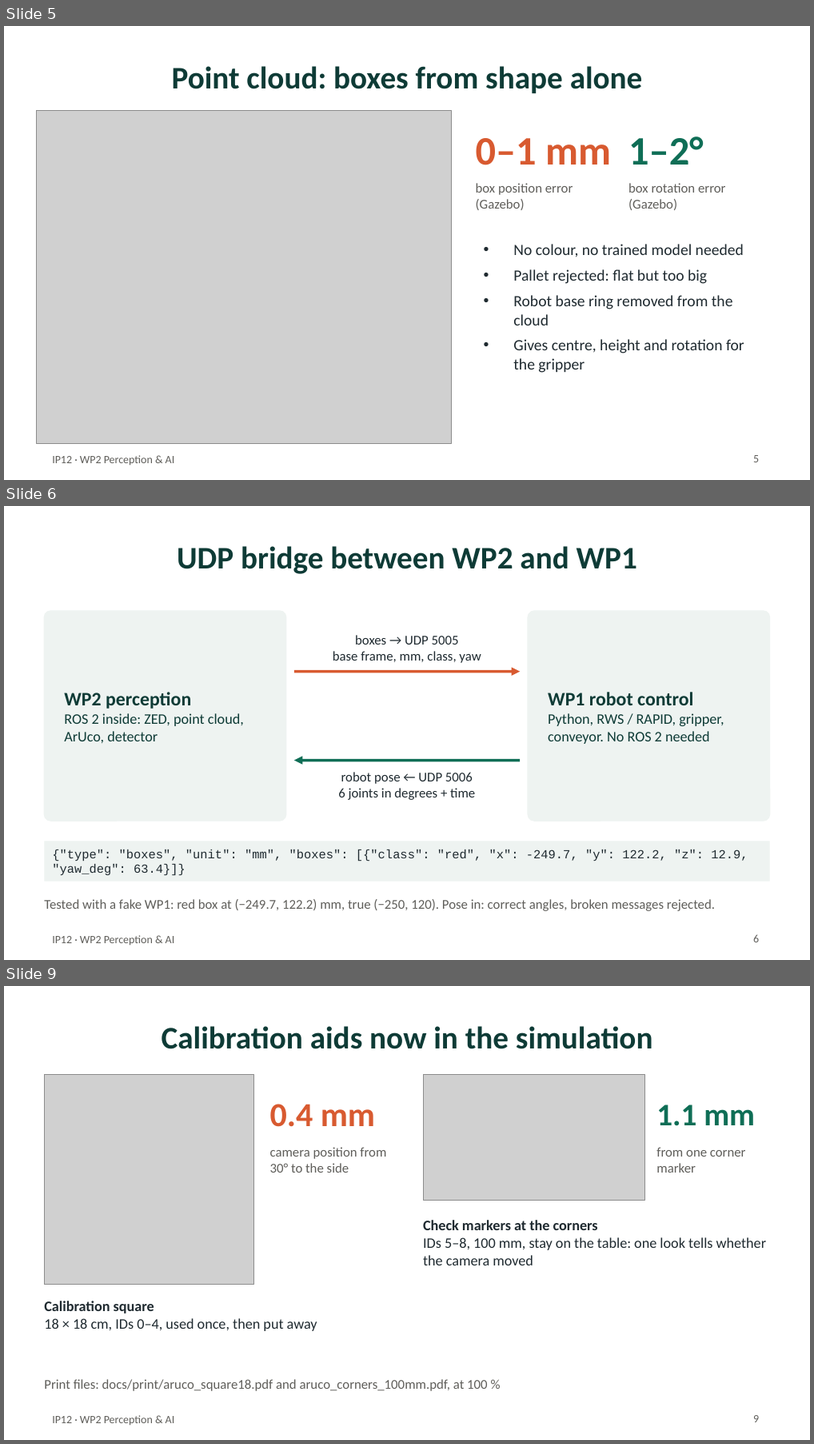
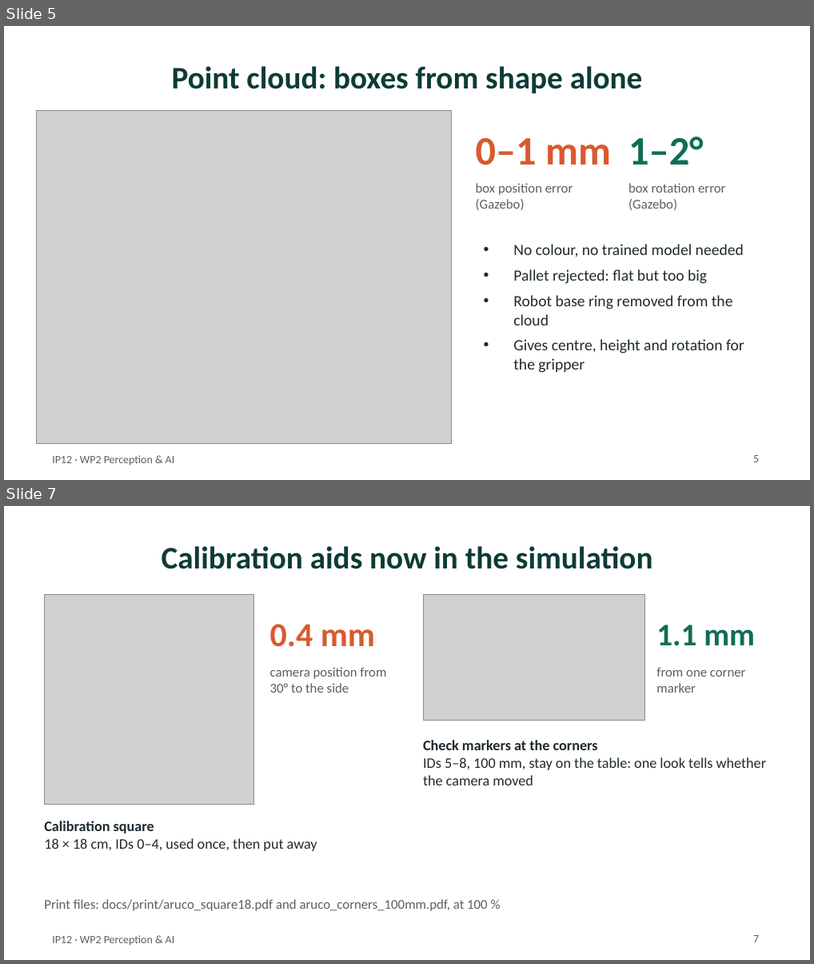
Before and after one commit to PhamAnhHoangg/IP12-ABB-IRB1100-Simulation, a slide deck: docs/IP12_WP2_perception_aruco.pptx. Shown one above the other, each under a label of ours: slides 5, 6 and 9 before the commit, slides 5 and 7 after it; the slides between them are not shown. The pictures are 814x1444 and 814x964 pixels, drawn with LibreOffice and Linux fonts; fonts in the diff are those of the drawing; grey boxes stand for pictures. Boxes give left, top, right and bottom in pixels: in the first picture for what was removed or moved away, otherwise in the second. Text is boxed around its words. In the diff, an @@ line names an element or a change of style, - is before the commit and + after.

Commit message:
Slides: focus on the point cloud and ArUco work only

```diff
--- a/docs/IP12_WP2_perception_aruco.pptx
+++ b/docs/IP12_WP2_perception_aruco.pptx
@@ slide 6 removed at (4,506,810,960), background #FFFFFF; not listed: 1 template element that a slide beside it also shows @@
@@ title removed at (177,546,638,574) @@
-UDP bridge between WP2 and WP1
@@ rounded rectangle removed at (44,611,286,820) @@
@@ rounded rectangle removed at (528,611,770,820) @@
@@ text removed at (333,635,481,663) @@
-boxes → UDP 5005
-base frame, mm, class, yaw
@@ arrow removed from (294, 672) to (520, 672) @@
@@ text removed at (64,692,244,743) @@
-WP2 perception
-ROS 2 inside: ZED, point cloud, ArUco, detector
@@ text removed at (548,692,724,744) @@
-WP1 robot control
-Python, RWS / RAPID, gripper, conveyor. No ROS 2 needed
@@ arrow removed from (520, 760) to (294, 760) @@
@@ text removed at (338,772,475,800) @@
-robot pose ← UDP 5006
-6 joints in degrees + time
@@ rectangle removed at (44,840,770,881) @@
-{"type": "boxes", "unit": "mm", "boxes": [{"class": "red", "x": -249.7, "y": 122.2, "z": 12.9, "yaw_deg": 63.4}]}
@@ text removed at (44,899,715,911) @@
-Tested with a fake WP1: red box at (−249.7, 122.2) mm, true (−250, 120). Pose in: correct angles, broken messages rejected.
@@ page number removed at (754,934,759,942) @@
-6
@@ what was slide 9 is now slide 7 @@
@@ page number at (754,935,759,942): text changed @@
-9
+7
```
Also in this commit, not shown: 3 slides changed, 1 other slide removed.
